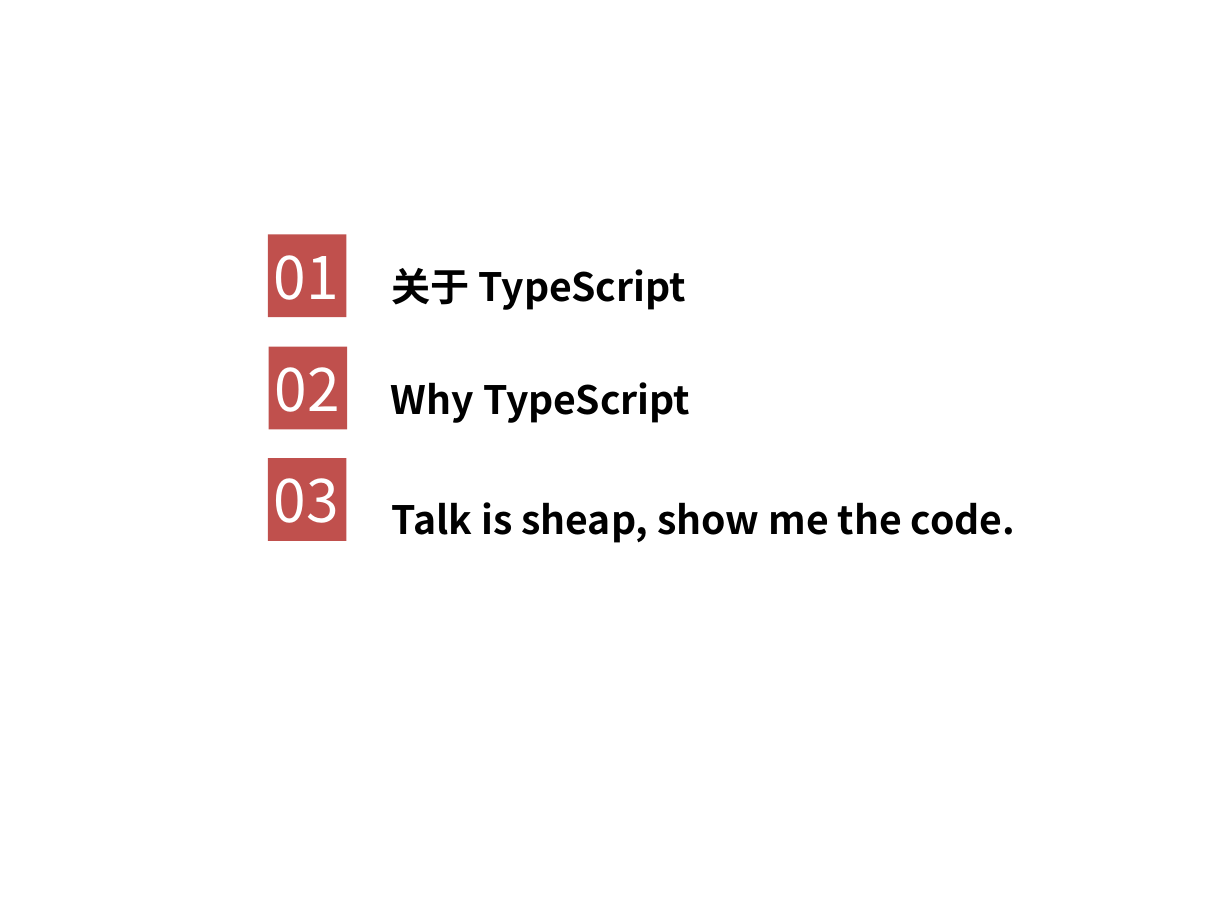
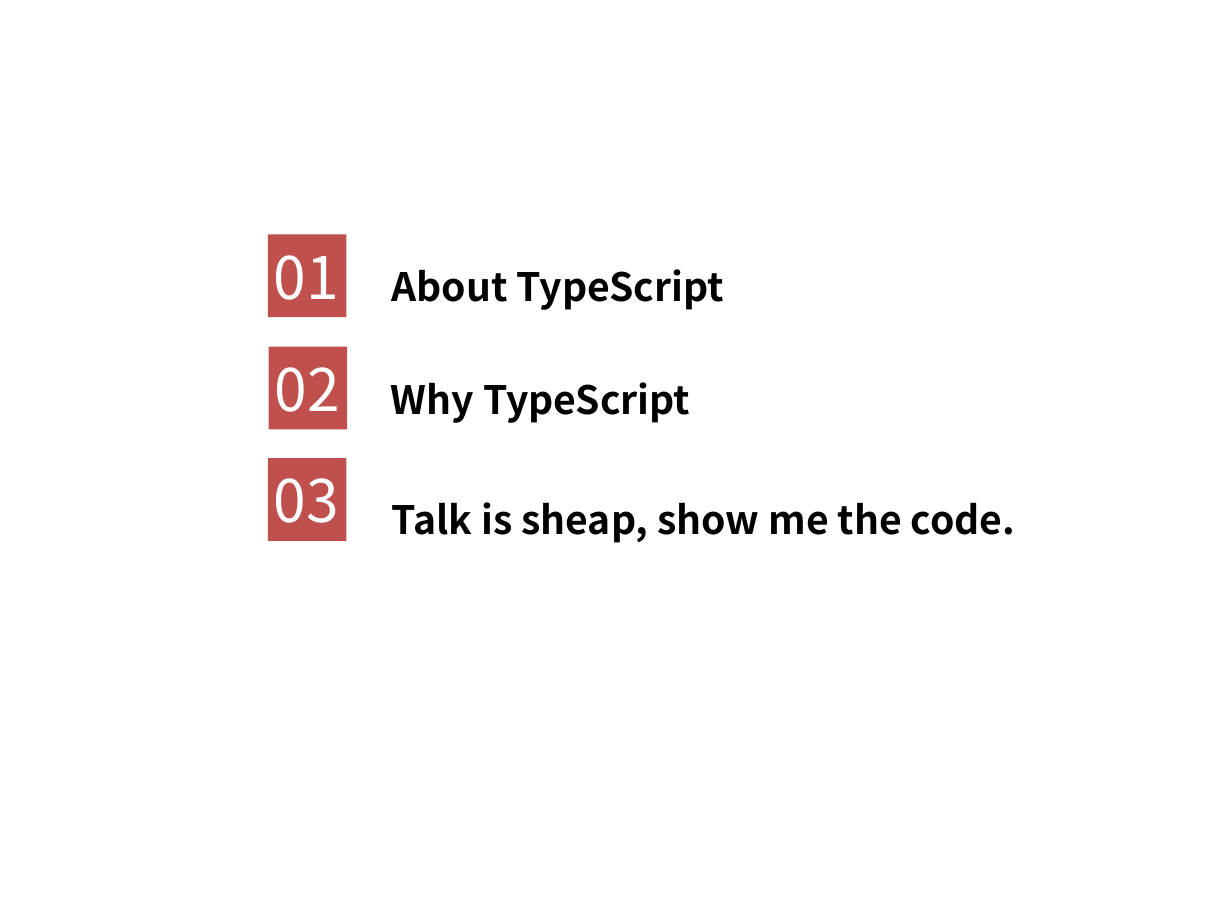
Before and after one commit to life0727/blog, a slide deck: slide 2 of ppt/typescript1.pptx. Drawn at 1232x923 pixels with LibreOffice and Linux fonts; fonts in the diff are those of the drawing; background and template pictures are left out. Boxes give left, top, right and bottom in pixels: in the first picture for what was removed or moved away, otherwise in the second. Text is boxed around its words. In the diff, an @@ line names an element or a change of style, - is before the commit and + after.

```diff
--- a/ppt/typescript1.pptx
+++ b/ppt/typescript1.pptx
@@ text at <box>391,269,723,310</box>: text changed @@
-关于 TypeScript
+About TypeScript
```
Also in this commit, not shown: 1 other slide changed, 1 slide added, 1 slide removed.
